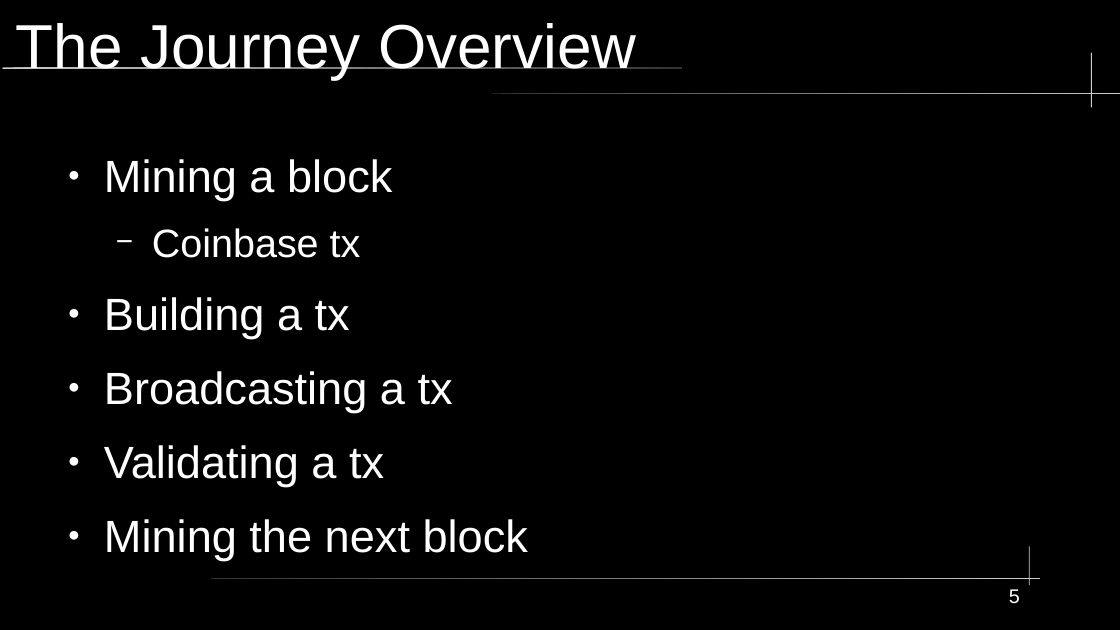
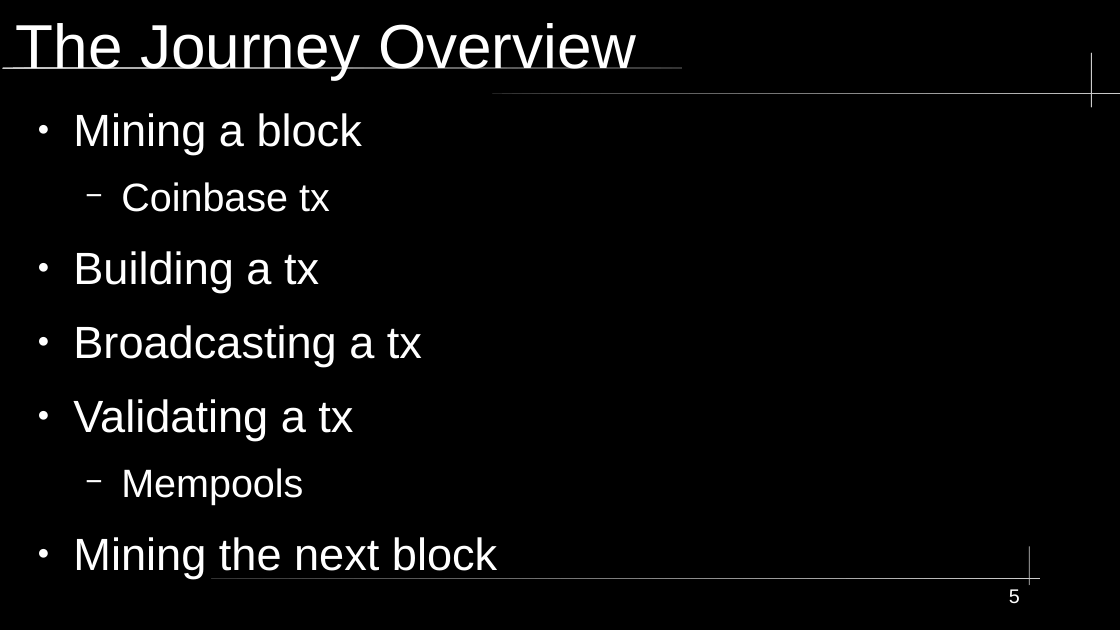
Before and after one commit to jasonribble/journey-of-an-utxo, a slide deck: slide 5 of slides.odp. Drawn at 1120x630 pixels with LibreOffice and Linux fonts; fonts in the diff are those of the drawing. Boxes give left, top, right and bottom in pixels: in the first picture for what was removed or moved away, otherwise in the second. Text is boxed around its words. In the diff, an @@ line names an element or a change of style, - is before the commit and + after.

```diff
--- a/slides.odp
+++ b/slides.odp
@@ text "Mining a block": place and size @@
-text "Mining a block" at box(104, 159, 528, 561)
+text "Mining a block" at box(73, 113, 497, 579)
@@ text at box(121, 468, 303, 505): paragraph added @@
+  − Mempools
```
Also in this commit, not shown: 4 other slides changed.
